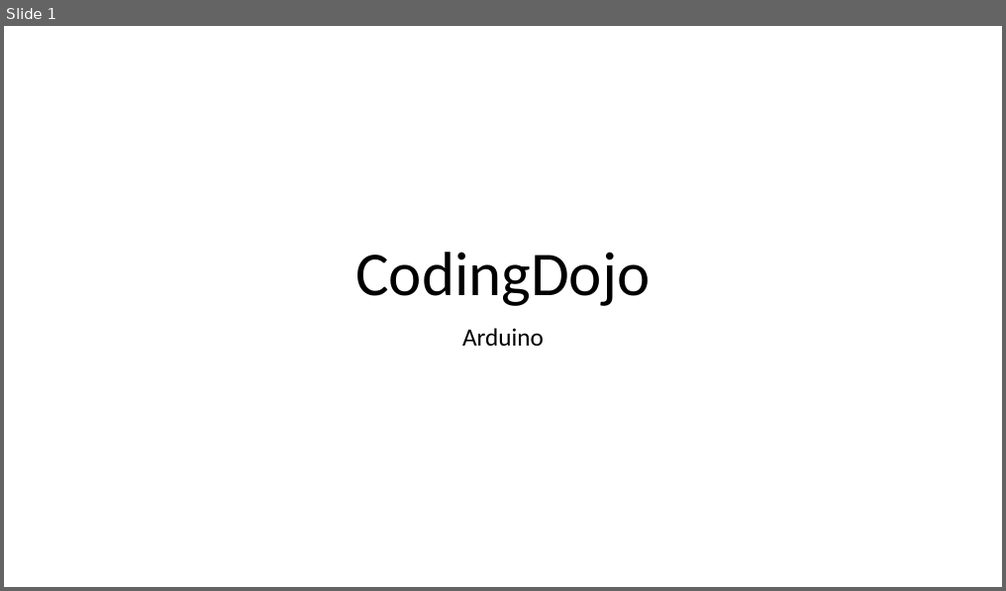
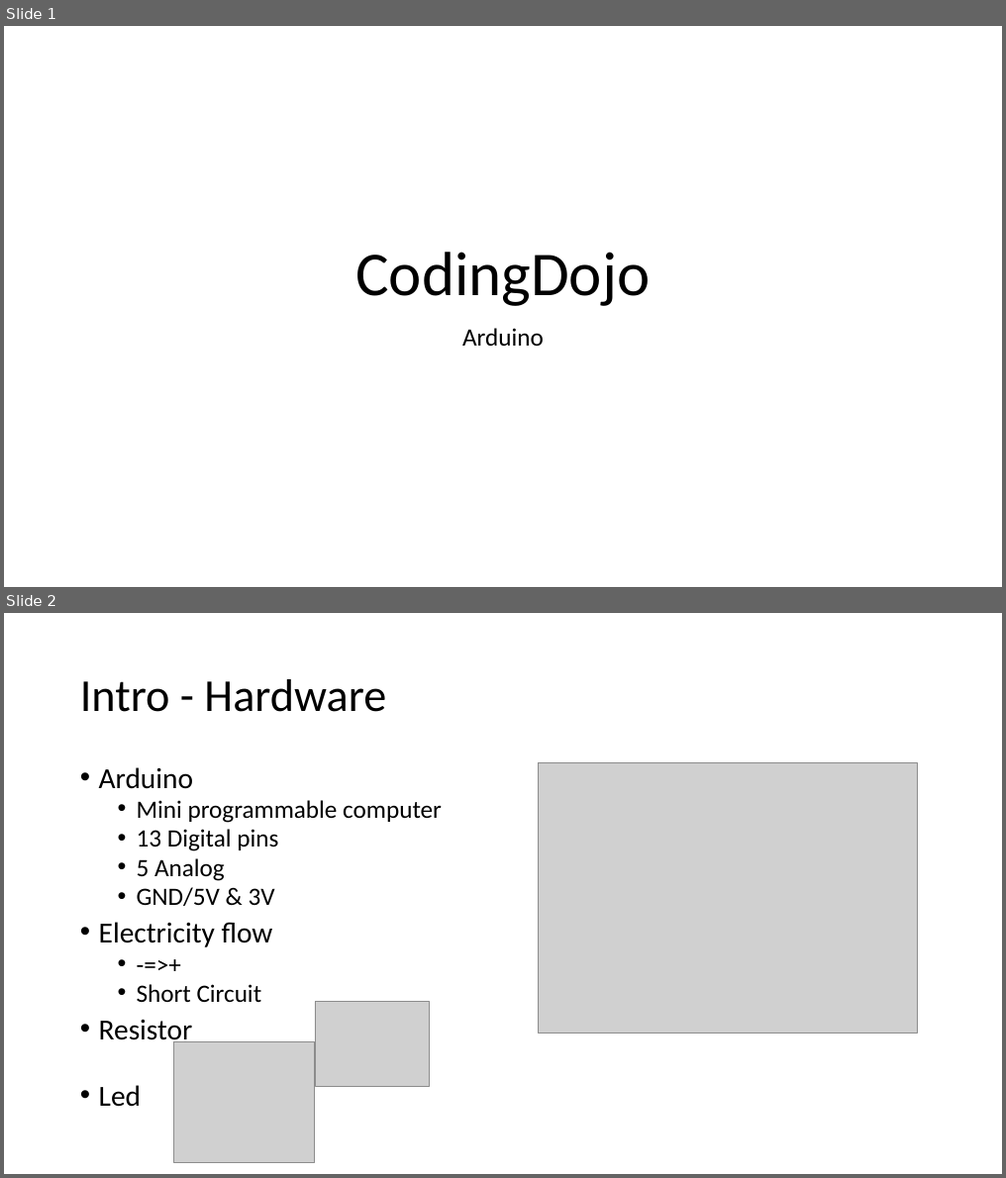
Before and after one commit to geobarteam/codingdojo, a slide deck: Arduino/CodingDojo.odp. Shown one above the other, each under a label of ours: slide 1 before the commit, slides 1 and 2 after it. The pictures are 1006x591 and 1006x1178 pixels, drawn with LibreOffice and Linux fonts; fonts in the diff are those of the drawing; grey boxes stand for pictures. Boxes give left, top, right and bottom in pixels: in the first picture for what was removed or moved away, otherwise in the second. Text is boxed around its words. In the diff, an @@ line names an element or a change of style, - is before the commit and + after.

Commit message:
add intro to ppt

```diff
--- a/Arduino/CodingDojo.odp
+++ b/Arduino/CodingDojo.odp
@@ slide 2 added at box(4, 613, 1002, 1174), background #FFFFFF @@
@@ title added at box(80, 679, 386, 712), 44 pt, text #000000 @@
+Intro - Hardware
@@ text added at box(99, 767, 442, 1107), 24 pt, text #000000 @@
+• Arduino
+  • Mini programmable computer
+  • 13 Digital pins
+  • 5 Analog
+  • GND/5V & 3V
+• Electricity flow
+  • -=>+
+  • Short Circuit
+• Resistor
+• Led
@@ picture added at box(538, 762, 918, 1033) @@
@@ picture added at box(315, 1002, 430, 1087) @@
@@ picture added at box(174, 1043, 315, 1163) @@
```
Also in this commit, not shown: 5 slides changed, 4 other slides added, 1 slide removed, 1 other file.
